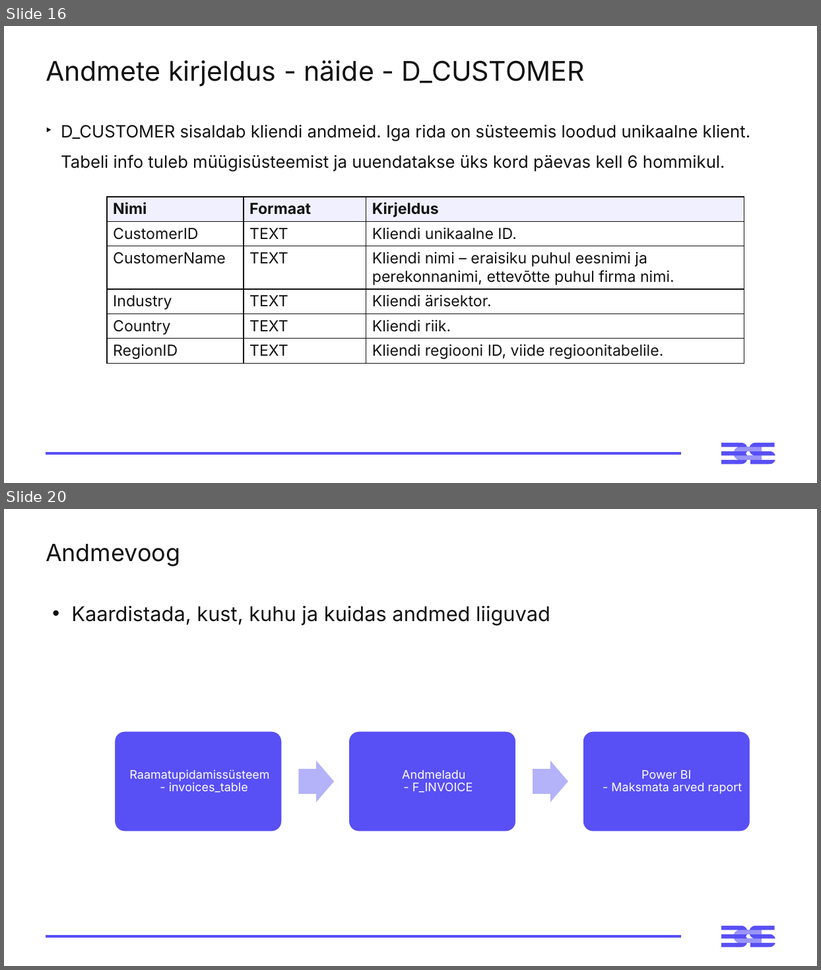
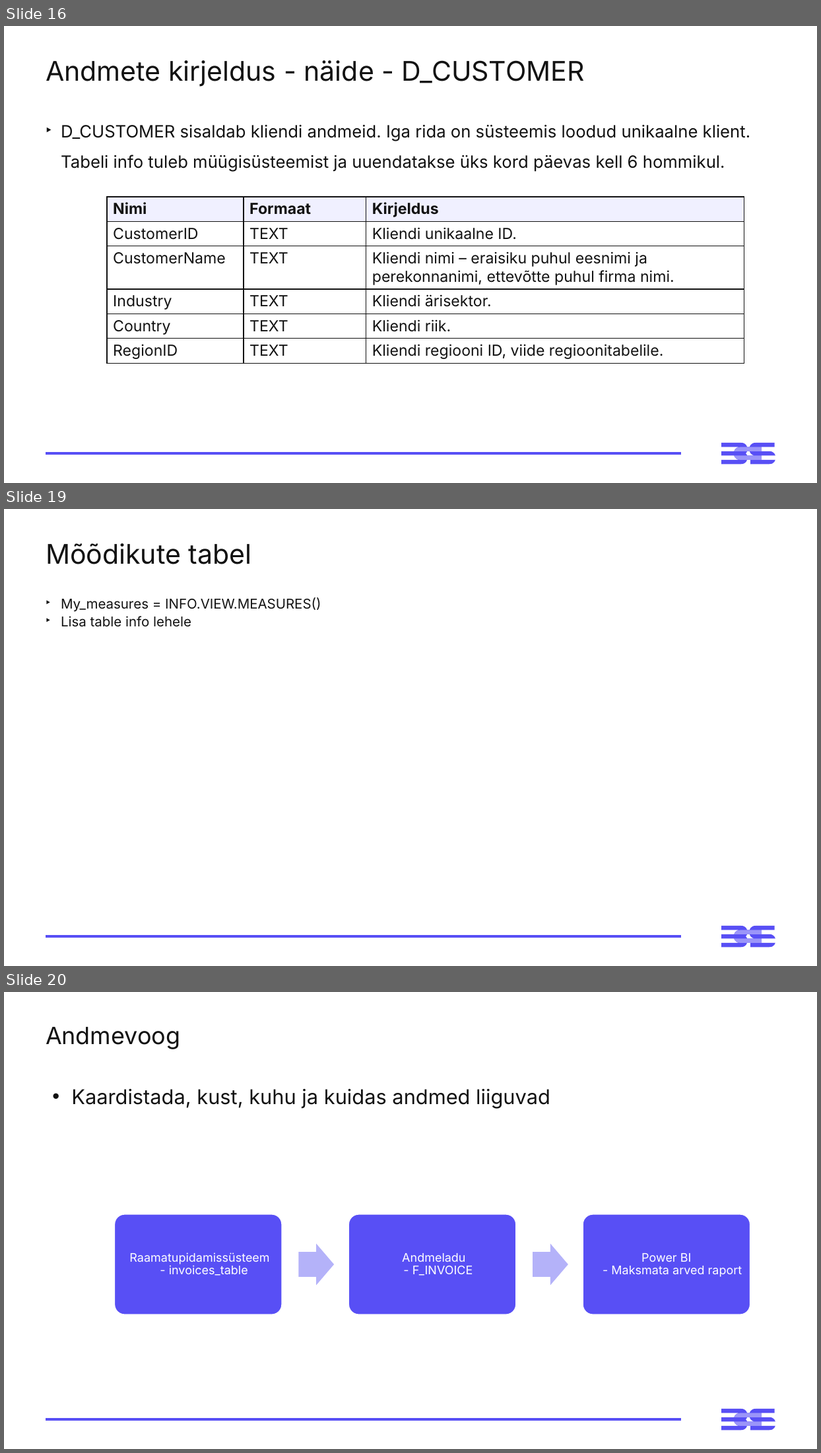
Before and after one commit to emilieabel/andmetarkus, a slide deck: Materjalid/Day9 Andmekorraldus Dim Fakt/9-paev-andmetarkus-esitlus.pptx. Shown one above the other, each under a label of ours: slides 16 and 20 before the commit, slides 16, 19 and 20 after it; the slides between them are not shown. The pictures are 821x970 and 821x1453 pixels, drawn with LibreOffice and Linux fonts; fonts in the diff are those of the drawing. Boxes give left, top, right and bottom in pixels: in the first picture for what was removed or moved away, otherwise in the second. Text is boxed around its words. In the diff, an @@ line names an element or a change of style, - is before the commit and + after.

```diff
--- a/Materjalid/Day9 Andmekorraldus Dim Fakt/9-paev-andmetarkus-esitlus.pptx
+++ b/Materjalid/Day9 Andmekorraldus Dim Fakt/9-paev-andmetarkus-esitlus.pptx
@@ slide 19 added at [4,509,817,966], background #FFFFFF; not listed: 3 template elements that a slide beside it also shows @@
@@ title added at [46,543,252,564], 32 pt, text #121212 @@
+Mõõdikute tabel
@@ text added at [61,597,321,627], 16 pt, text #121212 @@
+‣ My_measures = INFO.VIEW.MEASURES()
+‣ Lisa table info lehele
```
Also in this commit, not shown: 1 slide changed, 1 other slide added, 2 slides removed, 7 other files.
